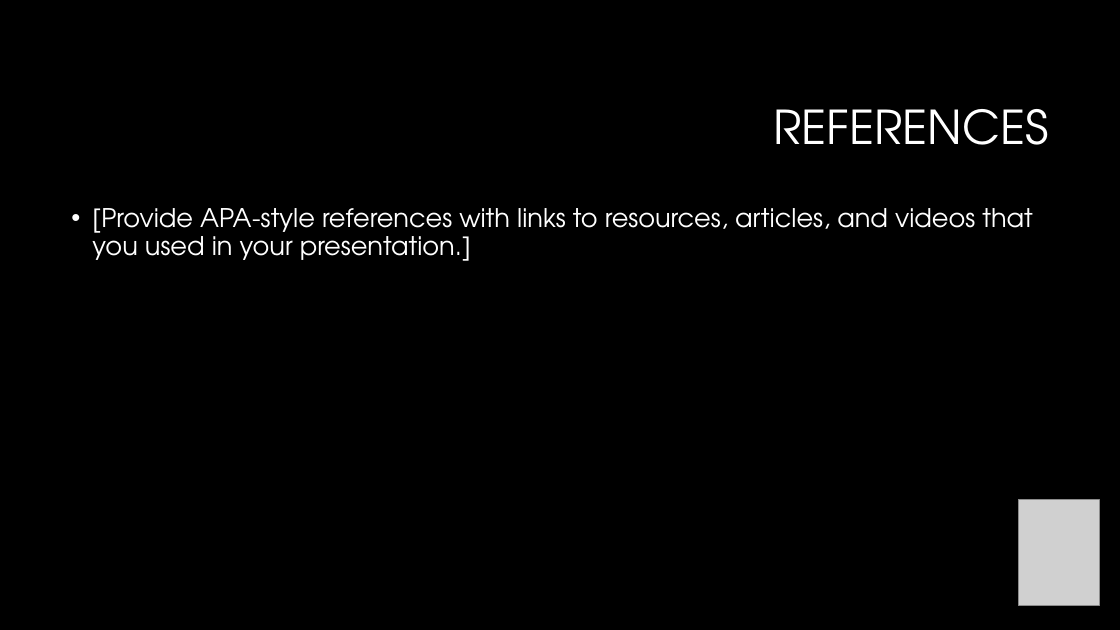
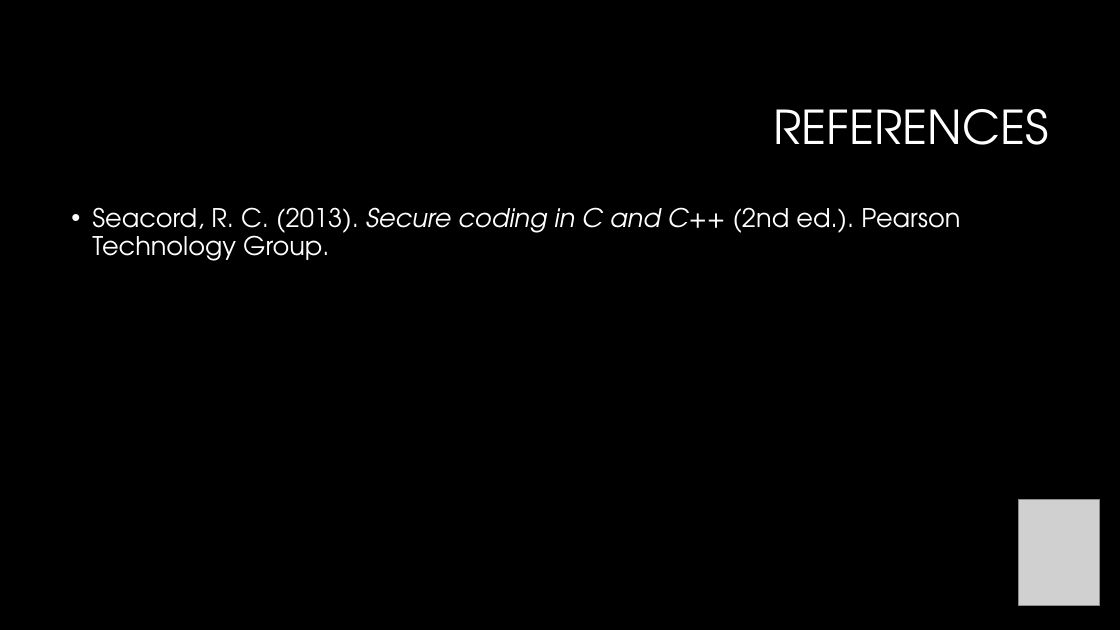
Before and after one commit to HolladaB/CS405, a slide deck: slide 18 of CS 405 Project Two Presentation-Hollada.pptx (slide 14 before the commit). Drawn at 1120x630 pixels with LibreOffice and Linux fonts; fonts in the diff are those of the drawing; grey boxes stand for pictures; background and template pictures are left out. Boxes give left, top, right and bottom in pixels: in the first picture for what was removed or moved away, otherwise in the second. Text is boxed around its words. In the diff, an @@ line names an element or a change of style, - is before the commit and + after.

```diff
--- a/CS 405 Project Two Presentation-Hollada.pptx
+++ b/CS 405 Project Two Presentation-Hollada.pptx
@@ text at [92,207,960,261]: text changed @@
-• [Provide APA-style references with links to resources, articles, and videos that you used in your presentation.]
+• Seacord, R. C. (2013). Secure coding in C and C++ (2nd ed.). Pearson Technology Group.
```
Also in this commit, not shown: 9 other slides changed, 6 slides added, 2 slides removed.
